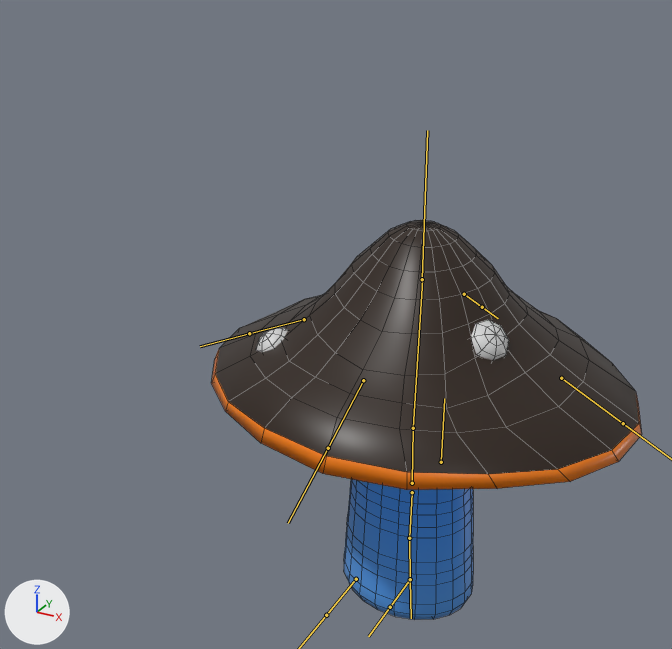
The FBX model Assets/Art/Models/npc_enemy_rangedMushroom_01.fbx: old version first, new version second.
The view is the same before and after, from a 50 mm camera at (2.49, -5.82, 5.09) aimed at (-0.34, -0.67, 2.52). The lights are fixed; the arrows at lower left show +X, +Y and +Z. The bones that bend it are drawn over the model as lines. Mesh edges are drawn as thin lines.

Names of what the first picture shows: 'npc_shromMedium_body', 'npc_shromMedium_hat'.
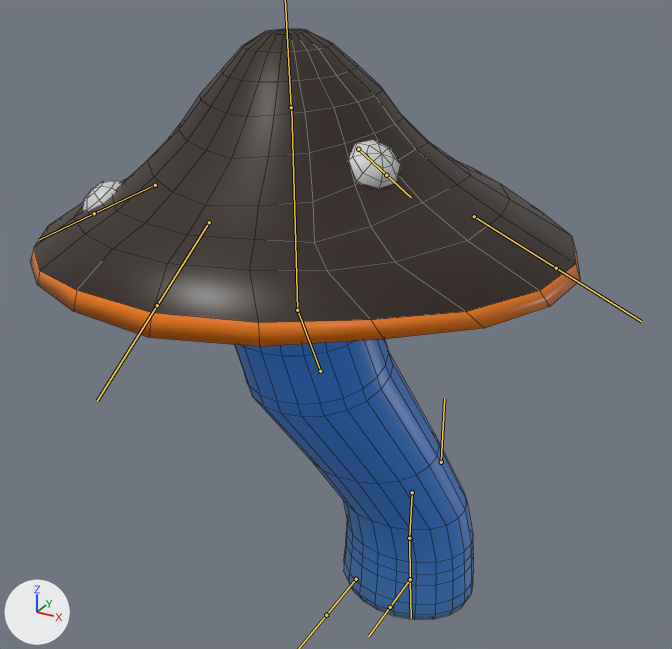
The newer file adds an action. The first version stands in its rest pose; the second is drawn at frame 16 of the action 'Armature|aggro'.

What changed in the scene script:
```text
Change bone_chest:
    where bone_chest = bpy.data.objects['Armature'].pose.bones['chest']  # child of 'root'
    bone_chest.location: (0.0, 0.0, 0.0) -> (-0.167, 1.516, 1.078)
    bone_chest.rotation_quaternion: (1.0, 0.0, 0.0, 0.0) -> (0.986, 0.156, 0.019, 0.054)  # degrees (0, 0, 0) -> degrees (18, 1, 6)
Change bone_head:
    where bone_head = bpy.data.objects['Armature'].pose.bones['head']  # child of 'chest'
    bone_head.rotation_quaternion: (1.0, 0.0, 0.0, 0.0) -> (0.987, -0.152, 0.015, -0.039)  # degrees (0, 0, 0) -> degrees (-18, 1, -5)
```

Changed parts and their boxes [x1, y1, x2, y2] in the pictures (672 x 649 px):
'npc_shromMedium_hat', posed (28% wider, 18% taller): before [211, 220, 642, 490]; after [30, 29, 580, 347]
'npc_shromMedium_body', posed: before [344, 479, 473, 620]; after [235, 339, 473, 620]
bone 'chest', root to tip: before (412, 483) to (413, 428); after (320, 371) to (297, 310)
bone 'head', root to tip: before (413, 428) to (422, 279); after (297, 310) to (291, 107)
